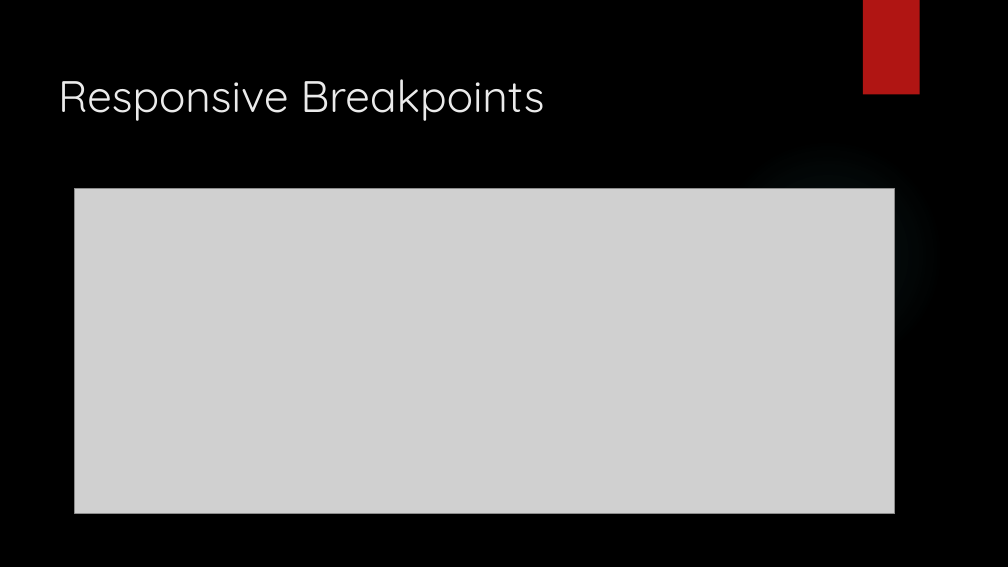
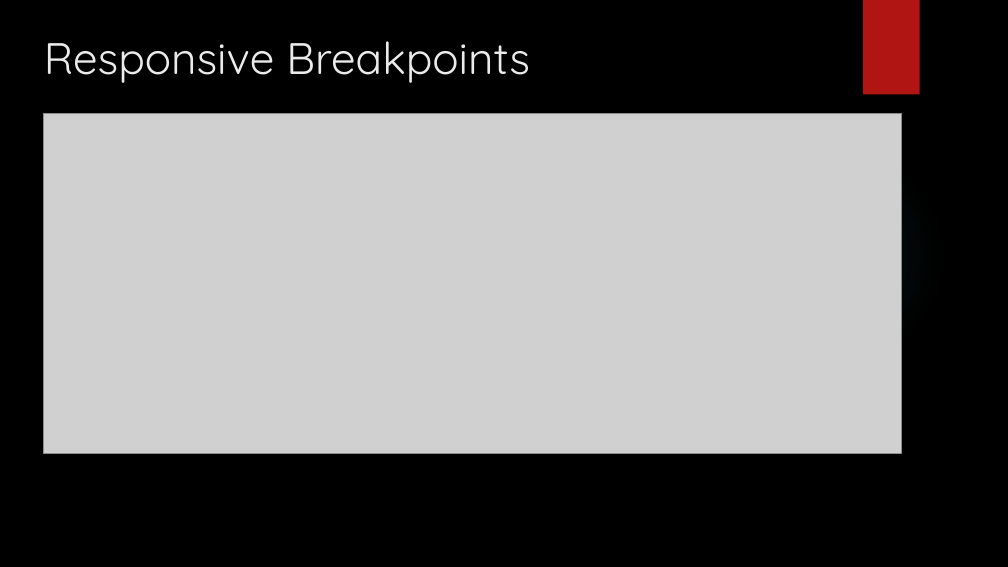
Before and after one commit to Manal5664/Progressive-Web-Development, a slide deck: slide 5 of Bootstrap and jQuery/Lec_01.pptx (slide 6 before the commit). Drawn at 1008x567 pixels with LibreOffice and Linux fonts; fonts in the diff are those of the drawing; grey boxes stand for pictures; background and template pictures are left out. Boxes give left, top, right and bottom in pixels: in the first picture for what was removed or moved away, otherwise in the second. Text is boxed around its words. In the diff, an @@ line names an element or a change of style, - is before the commit and + after.

```diff
--- a/Bootstrap and jQuery/Lec_01.pptx
+++ b/Bootstrap and jQuery/Lec_01.pptx
@@ title "Responsive Breakpoints": place and size @@
-title "Responsive Breakpoints" at [58, 79, 545, 121]
+title "Responsive Breakpoints" at [44, 41, 530, 83]
@@ picture: place and size @@
-picture at [75, 188, 895, 514]
+picture at [44, 113, 901, 454]
```
Also in this commit, not shown: 4 slides added, 1 slide removed.
